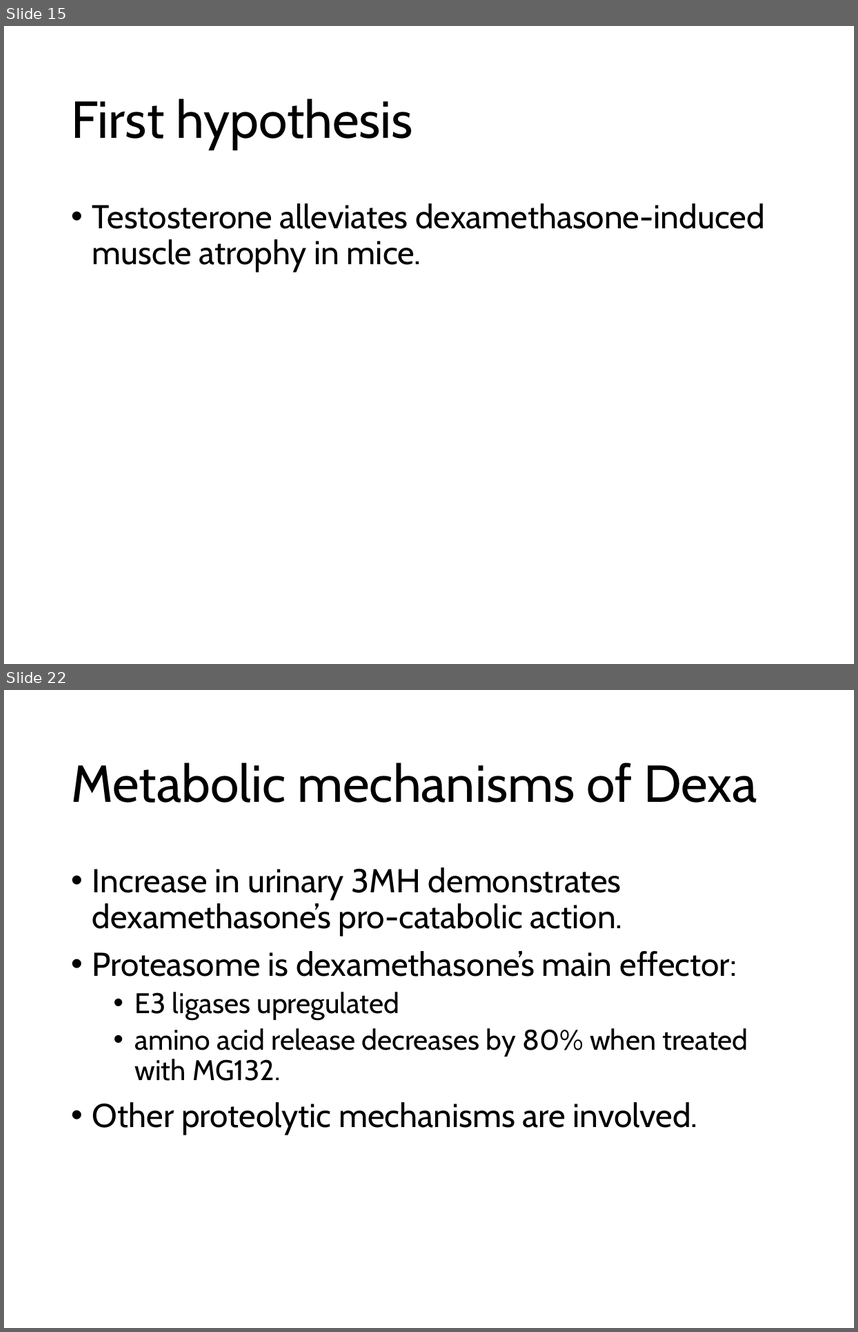
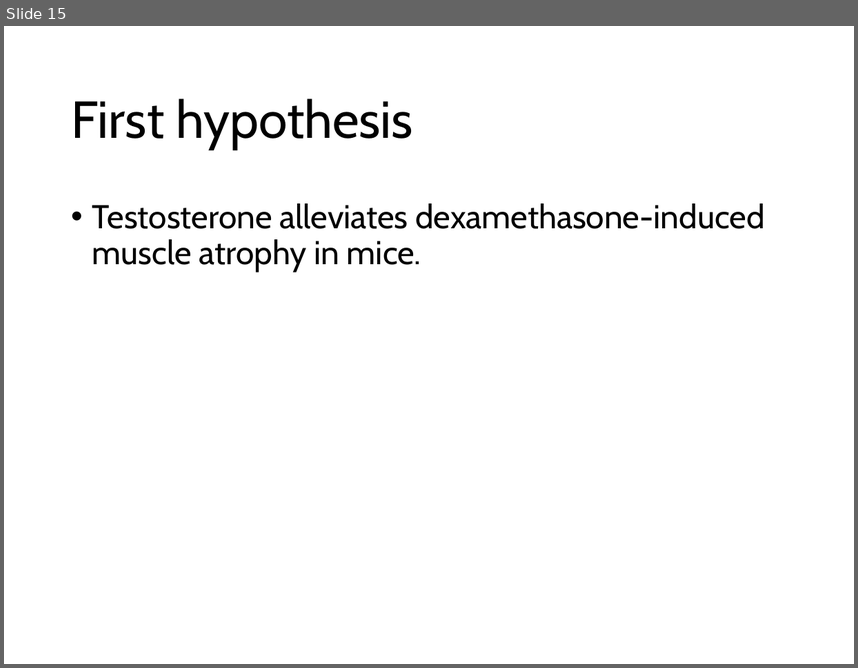
Before and after one commit to nvalexander/dissertation, a slide deck: defense.pptx. Shown one above the other, each under a label of ours: slides 15 and 22 before the commit, slide 15 after it; the slides between them are not shown. The pictures are 858x1332 and 858x668 pixels, drawn with LibreOffice and Linux fonts; fonts in the diff are those of the drawing. Boxes give left, top, right and bottom in pixels: in the first picture for what was removed or moved away, otherwise in the second. Text is boxed around its words. In the diff, an @@ line names an element or a change of style, - is before the commit and + after.

```diff
--- a/defense.pptx
+++ b/defense.pptx
@@ slide 22 removed at [4,690,854,1328], background #FFFFFF @@
@@ title removed at [71,762,757,802] @@
-Metabolic mechanisms of Dexa
@@ text removed at [92,867,748,1134] @@
-• Increase in urinary 3MH demonstrates dexamethasone’s pro-catabolic action.
-• Proteasome is dexamethasone’s main effector:
-  • E3 ligases upregulated
-  • amino acid release decreases by 80% when treated with MG132.
-• Other proteolytic mechanisms are involved.
```
Also in this commit, not shown: 18 other slides removed.
